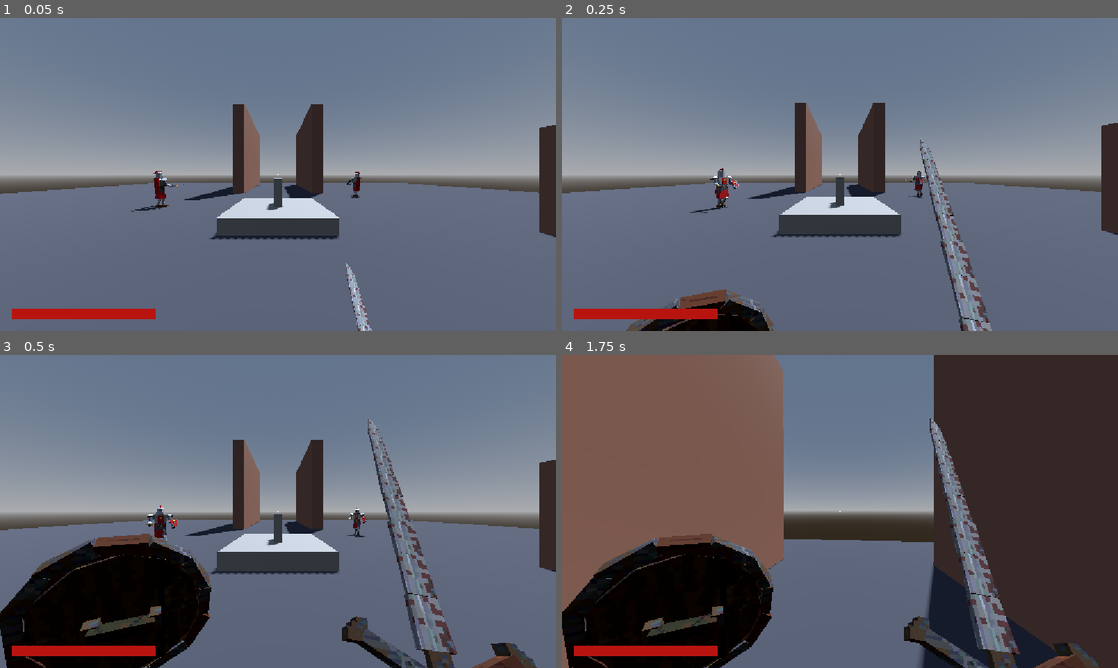
Above: before the commit, frames 1-4 (two rows, left to right).
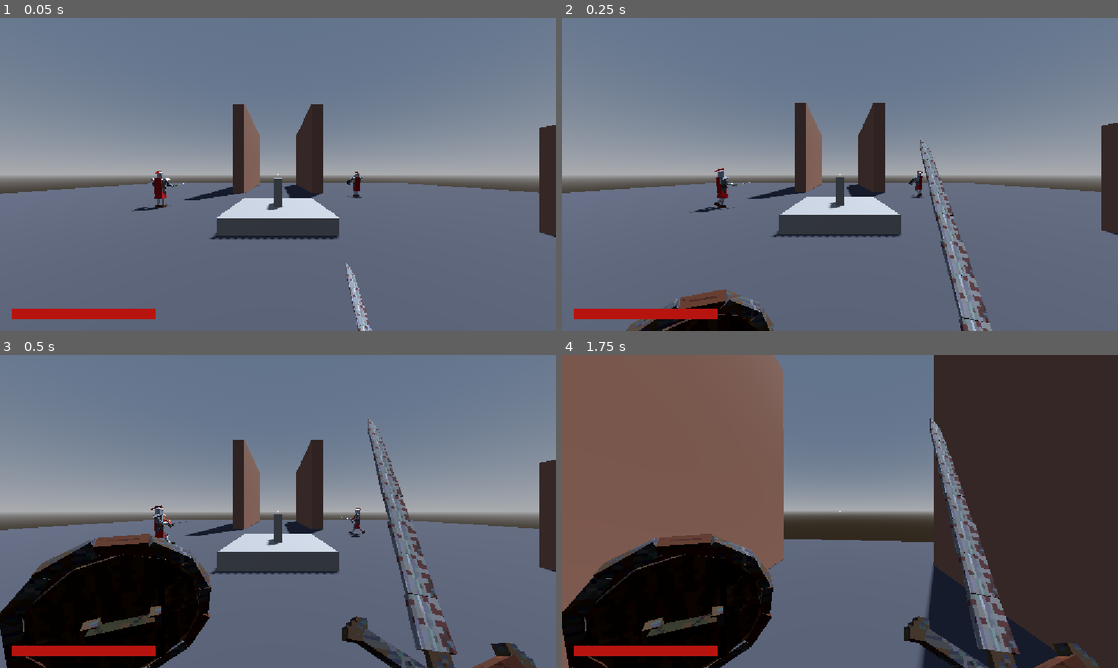
Above: after the commit, the same moments.

Repository: BigScavatore/deathless-godot
Game: Godot game, scene res://main.tscn
Two runs of this game, one before a commit and one after it. Both use one fixed random seed, a clock stepped at 60 frames per second and the inputs below. The project has no main scene, so this scene is started directly.
Inputs (mouse positions are in pixels of both pictures, inside the frame that each line leads up to):
- Up to frame 1 (0.05 s): no input
- Up to frame 2 (0.25 s): no input
- Up to frame 3 (0.5 s): no input
- Up to frame 4 (1.75 s): move the mouse to (867, 511) at 0.52 s; press the mouse at (867, 511) at 0.53 s; hold W (move_forward) from 0.53 s (still down); tap Space (jump) at 0.77, 1.07, 1.52 s; right-click (867, 511) at 0.8 s; move the mouse to (812, 511) at 1.27 s; release the mouse at (812, 511) at 1.28 s; right-click (812, 511) at 1.35 s; tap Shift (dash) at 1.55 s

The runs differ from the first frame. In frame 1, 0.2% of the frame differs, in the area x 23-66%, y 48-62%; in frame 2, 0.4%; in frame 3, 0.4%, in the area x 26-66%, y 48-61%; in frame 4, nothing differs.

Commit message:
Gritty procedural sound effects, slower knight turning and block recoil
- tools/generate_sounds.py synthesizes 19 effects (42 variants) with numpy:
  inharmonic metal clangs, filtered-noise whooshes, pitch-dropping thuds,
  wet squelches, then saturation, sample-rate reduction and 8-bit crush
  that follows the envelope so tails stay clean
- audio/sfx.gd plays a random variant with slight pitch jitter (2D or 3D)
- Sounds hooked to swing, hits, block, parry, riposte/backstab, knight
  telegraph/swing/footsteps/falls, jump, land, dash, slide loop, slam, hurt
- Knight turns at a capped rate (140 deg/s) instead of exponentially, has a
  slow-turning recovery after each attack, and recoils when its attack is
  blocked by the shield, leaving room for a backstab

Co-Authored-By: Claude Opus 5.5 <noreply@anthropic.com>
Claude-Session: https://claude.ai/code/session_01KL6evwtdWiBVzk9Qa4NmR2

Diff:
--- /dev/null
+++ b/audio/sfx.gd
@@ -0,0 +1,77 @@
+class_name Sfx
+## Effetti sonori one-shot. I file sono in assets/sounds/<nome>_<n>.wav (generati da
+## tools/generate_sounds.py): ogni volta si sceglie una variante a caso con un pitch
+## leggermente diverso, così i suoni ripetuti non stancano.
+##
+##   Sfx.play(self, &"swing")                       # suono "in testa" (player, arma)
+##   Sfx.play_at(self, &"hit_armor", position)      # suono 3D nel mondo (nemici, impatti)
+
+const SOUND_DIR := "res://assets/sounds/"
+
+static var _cache := {}
+
+
+## Tutte le varianti di un effetto (caricate una volta sola).
+static func variants(sound: StringName) -> Array[AudioStream]:
+	if _cache.has(sound):
+		return _cache[sound]
+	var list: Array[AudioStream] = []
+	var i := 1
+	while ResourceLoader.exists(SOUND_DIR + "%s_%d.wav" % [sound, i]):
+		list.append(load(SOUND_DIR + "%s_%d.wav" % [sound, i]))
+		i += 1
+	if list.is_empty():
+		push_warning("Sfx: nessun file per '%s' in %s" % [sound, SOUND_DIR])
+	_cache[sound] = list
+	return list
+
+
+static func pick(sound: StringName) -> AudioStream:
+	var list := variants(sound)
+	return list.pick_random() if not list.is_empty() else null
+
+
+## Suono non posizionale (del player: arma, passi, danno subito).
+static func play(context: Node, sound: StringName, volume_db := 0.0, pitch_jitter := 0.08) -> AudioStreamPlayer:
+	var stream := pick(sound)
+	if stream == null or not context.is_inside_tree():
+		return null
+	var player := AudioStreamPlayer.new()
+	player.stream = stream
+	player.volume_db = volume_db
+	player.pitch_scale = randf_range(1.0 - pitch_jitter, 1.0 + pitch_jitter)
+	player.finished.connect(player.queue_free)
+	player.autoplay = true
+	# Differito: funziona anche se chiamato mentre la scena si sta ancora costruendo (_ready).
+	context.get_tree().root.add_child.call_deferred(player)
+	return player
+
+
+## Suono 3D in un punto del mondo (si sente più piano da lontano).
+static func play_at(context: Node, sound: StringName, position: Vector3, volume_db := 0.0,
+		pitch_jitter := 0.08) -> AudioStreamPlayer3D:
+	var stream := pick(sound)
+	if stream == null or not context.is_inside_tree():
+		return null
+	var player := AudioStreamPlayer3D.new()
+	player.stream = stream
+	player.volume_db = volume_db
+	player.unit_size = 8.0
+	player.max_distance = 60.0
+	player.pitch_scale = randf_range(1.0 - pitch_jitter, 1.0 + pitch_jitter)
+	player.finished.connect(player.queue_free)
+	player.autoplay = true
+	player.position = position  # figlio diretto della root: posizione locale = globale
+	context.get_tree().root.add_child.call_deferred(player)
+	return player
+
+
+## Stream in loop (es. scivolata): la stessa risorsa viene impostata per ripetersi.
+static func looping(sound: StringName) -> AudioStream:
+	var stream := pick(sound)
+	if stream is AudioStreamWAV:
+		var wav := stream as AudioStreamWAV
+		wav.loop_mode = AudioStreamWAV.LOOP_FORWARD
+		wav.loop_begin = 0
+		wav.loop_end = int(wav.get_length() * wav.mix_rate)
+	return stream
--- a/enemies/knight/knight.tscn
+++ b/enemies/knight/knight.tscn
@@ -524,6 +524,195 @@
 "update": 0,
 "values": [Vector3(-0.45, 0, 0), Vector3(-0.95, 0, 0), Vector3(-0.1, 0, 0), Vector3(-0.15, 0, 0), Vector3(-0.45, 0, 0)]
 }
+tracks/14/type = "method"
+tracks/14/imported = false
+tracks/14/enabled = true
+tracks/14/path = NodePath(".")
+tracks/14/interp = 1
+tracks/14/loop_wrap = true
+tracks/14/keys = {
+"times": PackedFloat32Array(0.02, 0.42),
+"transitions": PackedFloat32Array(1, 1),
+"values": [{
+"args": [],
+"method": &"_footstep"
+}, {
+"args": [],
+"method": &"_footstep"
+}]
+}
+
+[sub_resource type="Animation" id="Animation_recoil"]
+resource_name = "recoil"
+length = 0.9
+tracks/0/type = "value"
+tracks/0/imported = false
+tracks/0/enabled = true
+tracks/0/path = NodePath("Model/Knight:position")
+tracks/0/interp = 1
+tracks/0/loop_wrap = true
+tracks/0/keys = {
+"times": PackedFloat32Array(0, 0.1, 0.6, 0.9),
+"transitions": PackedFloat32Array(1, -2, -2, 1),
+"update": 0,
+"values": [Vector3(0, 0, 0), Vector3(0, 0, 0), Vector3(0, 0, 0), Vector3(0, 0, 0)]
+}
+tracks/1/type = "value"
+tracks/1/imported = false
+tracks/1/enabled = true
+tracks/1/path = NodePath("Model/Knight:rotation")
+tracks/1/interp = 1
+tracks/1/loop_wrap = true
+tracks/1/keys = {
+"times": PackedFloat32Array(0, 0.1, 0.6, 0.9),
+"transitions": PackedFloat32Array(1, -2, -2, 1),
+"update": 0,
+"values": [Vector3(0, 0, 0), Vector3(0, 0, 0), Vector3(0, 0, 0), Vector3(0, 0, 0)]
+}
+tracks/2/type = "value"
+tracks/2/imported = false
+tracks/2/enabled = true
+tracks/2/path = NodePath("Model/Knight/Hips:position")
+tracks/2/interp = 1
+tracks/2/loop_wrap = true
+tracks/2/keys = {
+"times": PackedFloat32Array(0, 0.1, 0.6, 0.9),
+"transitions": PackedFloat32Array(1, -2, -2, 1),
+"update": 0,
+"values": [Vector3(0, 0.8, 0), Vector3(0, 0.84, 0), Vector3(0, 0.84, 0), Vector3(0, 0.86, 0)]
+}
+tracks/3/type = "value"
+tracks/3/imported = false
+tracks/3/enabled = true
+tracks/3/path = NodePath("Model/Knight/Hips:rotation")
+tracks/3/interp = 1
+tracks/3/loop_wrap = true
+tracks/3/keys = {
+"times": PackedFloat32Array(0, 0.1, 0.6, 0.9),
+"transitions": PackedFloat32Array(1, -2, -2, 1),
+"update": 0,
+"values": [Vector3(0, 0, 0), Vector3(0, 0, 0), Vector3(0, 0, 0), Vector3(0, 0, 0)]
+}
+tracks/4/type = "value"
+tracks/4/imported = false
+tracks/4/enabled = true
+tracks/4/path = NodePath("Model/Knight/Hips/Torso:rotation")
+tracks/4/interp = 1
+tracks/4/loop_wrap = true
+tracks/4/keys = {
+"times": PackedFloat32Array(0, 0.1, 0.6, 0.9),
+"transitions": PackedFloat32Array(1, -2, -2, 1),
+"update": 0,
+"values": [Vector3(0.45, -0.2, 0), Vector3(-0.3, 0.3, 0), Vector3(-0.22, 0.25, 0), Vector3(0.06, 0, 0)]
+}
+tracks/5/type = "value"
+tracks/5/imported = false
+tracks/5/enabled = true
+tracks/5/path = NodePath("Model/Knight/Hips/Torso/Head:rotation")
+tracks/5/interp = 1
+tracks/5/loop_wrap = true
+tracks/5/keys = {
+"times": PackedFloat32Array(0, 0.1, 0.6, 0.9),
+"transitions": PackedFloat32Array(1, -2, -2, 1),
+"update": 0,
+"values": [Vector3(0.1, 0, 0), Vector3(-0.25, 0, 0), Vector3(-0.25, 0, 0), Vector3(0, 0, 0)]
+}
+tracks/6/type = "value"
+tracks/6/imported = false
+tracks/6/enabled = true
+tracks/6/path = NodePath("Model/Knight/Hips/Torso/Arm_R:rotation")
+tracks/6/interp = 1
+tracks/6/loop_wrap = true
+tracks/6/keys = {
+"times": PackedFloat32Array(0, 0.1, 0.6, 0.9),
+"transitions": PackedFloat32Array(1, -2, -2, 1),
+"update": 0,
+"values": [Vector3(0.75, 0, 0.05), Vector3(1.7, 0, 0.6), Vector3(1.5, 0, 0.5), Vector3(0.35, 0, 0.22)]
+}
+tracks/7/type = "value"
+tracks/7/imported = false
+tracks/7/enabled = true
+tracks/7/path = NodePath("Model/Knight/Hips/Torso/Arm_R/Elbow_R:rotation")
+tracks/7/interp = 1
+tracks/7/loop_wrap = true
+tracks/7/keys = {
+"times": PackedFloat32Array(0, 0.1, 0.6, 0.9),
+"transitions": PackedFloat32Array(1, -2, -2, 1),
+"update": 0,
+"values": [Vector3(0.2, 0, 0), Vector3(0.7, 0, 0), Vector3(0.7, 0, 0), Vector3(0.85, 0, 0)]
+}
+tracks/8/type = "value"
+tracks/8/imported = false
+tracks/8/enabled = true
+tracks/8/path = NodePath("Model/Knight/Hips/Torso/Arm_L:rotation")
+tracks/8/interp = 1
+tracks/8/loop_wrap = true
+tracks/8/keys = {
+"times": PackedFloat32Array(0, 0.1, 0.6, 0.9),
+"transitions": PackedFloat32Array(1, -2, -2, 1),
+"update": 0,
+"values": [Vector3(0.2, 0, -0.45), Vector3(0.2, 0, -0.5), Vector3(0.2, 0, -0.5), Vector3(0.3, 0, -0.2)]
+}
+tracks/9/type = "value"
+tracks/9/imported = false
+tracks/9/enabled = true
+tracks/9/path = NodePath("Model/Knight/Hips/Torso/Arm_L/Elbow_L:rotation")
+tracks/9/interp = 1
+tracks/9/loop_wrap = true
+tracks/9/keys = {
+"times": PackedFloat32Array(0, 0.1, 0.6, 0.9),
+"transitions": PackedFloat32Array(1, -2, -2, 1),
+"update": 0,
+"values": [Vector3(0.3, 0, 0), Vector3(0.35, 0, 0), Vector3(0.35, 0, 0), Vector3(0.35, 0, 0)]
+}
+tracks/10/type = "value"
+tracks/10/imported = false
+tracks/10/enabled = true
+tracks/10/path = NodePath("Model/Knight/Hips/Leg_R:rotation")
+tracks/10/interp = 1
+tracks/10/loop_wrap = true
+tracks/10/keys = {
+"times": PackedFloat32Array(0, 0.1, 0.6, 0.9),
+"transitions": PackedFloat32Array(1, -2, -2, 1),
+"update": 0,
+"values": [Vector3(-0.4, 0, 0), Vector3(-0.35, 0, 0), Vector3(-0.35, 0, 0), Vector3(0.12, 0, 0)]
+}
+tracks/11/type = "value"
+tracks/11/imported = false
+tracks/11/enabled = true
+tracks/11/path = NodePath("Model/Knight/Hips/Leg_R/Knee_R:rotation")
+tracks/11/interp = 1
+tracks/11/loop_wrap = true
+tracks/11/keys = {
+"times": PackedFloat32Array(0, 0.1, 0.6, 0.9),
+"transitions": PackedFloat32Array(1, -2, -2, 1),
+"update": 0,
+"values": [Vector3(-0.25, 0, 0), Vector3(-0.35, 0, 0), Vector3(-0.35, 0, 0), Vector3(-0.25, 0, 0)]
+}
+tracks/12/type = "value"
+tracks/12/imported = false
+tracks/12/enabled = true
+tracks/12/path = NodePath("Model/Knight/Hips/Leg_L:rotation")
+tracks/12/interp = 1
+tracks/12/loop_wrap = true
+tracks/12/keys = {
+"times": PackedFloat32Array(0, 0.1, 0.6, 0.9),
+"transitions": PackedFloat32Array(1, -2, -2, 1),
+"update": 0,
+"values": [Vector3(0.6, 0, 0), Vector3(0.25, 0, 0), Vector3(0.25, 0, 0), Vector3(0.18, 0, 0)]
+}
+tracks/13/type = "value"
+tracks/13/imported = false
+tracks/13/enabled = true
+tracks/13/path = NodePath("Model/Knight/Hips/Leg_L/Knee_L:rotation")
+tracks/13/interp = 1
+tracks/13/loop_wrap = true
+tracks/13/keys = {
+"times": PackedFloat32Array(0, 0.1, 0.6, 0.9),
+"transitions": PackedFloat32Array(1, -2, -2, 1),
+"update": 0,
+"values": [Vector3(-0.6, 0, 0), Vector3(-0.2, 0, 0), Vector3(-0.2, 0, 0), Vector3(-0.3, 0, 0)]
+}
 
 [sub_resource type="Animation" id="Animation_attack"]
 resource_name = "attack"
@@ -703,11 +892,14 @@
 tracks/14/interp = 1
 tracks/14/loop_wrap = true
 tracks/14/keys = {
-"times": PackedFloat32Array(0.5, 0.78),
-"transitions": PackedFloat32Array(1, 1),
+"times": PackedFloat32Array(0.5, 0.66, 0.78),
+"transitions": PackedFloat32Array(1, 1, 1),
 "values": [{
 "args": [],
 "method": &"_telegraph"
+}, {
+"args": [],
+"method": &"_swing_sound"
 }, {
 "args": [],
 "method": &"_attack_hit"
@@ -1229,6 +1421,20 @@
 "update": 0,
 "values": [Vector3(-0.35, 0, 0), Vector3(-0.35, 0, 0), Vector3(-0.35, 0, 0), Vector3(-0.35, 0, 0), Vector3(-1.5, 0, 0), Vector3(-0.7, 0, 0), Vector3(-0.2, 0, 0), Vector3(-0.2, 0, 0)]
 }
+tracks/14/type = "method"
+tracks/14/imported = false
+tracks/14/enabled = true
+tracks/14/path = NodePath(".")
+tracks/14/interp = 1
+tracks/14/loop_wrap = true
+tracks/14/keys = {
+"times": PackedFloat32Array(1.66),
+"transitions": PackedFloat32Array(1),
+"values": [{
+"args": [],
+"method": &"_body_fall"
+}]
+}
 
 [sub_resource type="Animation" id="Animation_backstabbed"]
 resource_name = "backstabbed"
@@ -1400,6 +1606,20 @@
 "transitions": PackedFloat32Array(1, -2, -2, -2, -2, 3, -2, 1),
 "update": 0,
 "values": [Vector3(-0.3, 0, 0), Vector3(-0.05, 0, 0), Vector3(-0.05, 0, 0), Vector3(-0.05, 0, 0), Vector3(-1.5, 0, 0), Vector3(-0.7, 0, 0), Vector3(-0.2, 0, 0), Vector3(-0.2, 0, 0)]
+}
+tracks/14/type = "method"
+tracks/14/imported = false
+tracks/14/enabled = true
+tracks/14/path = NodePath(".")
+tracks/14/interp = 1
+tracks/14/loop_wrap = true
+tracks/14/keys = {
+"times": PackedFloat32Array(1.66),
+"transitions": PackedFloat32Array(1),
+"values": [{
+"args": [],
+"method": &"_body_fall"
+}]
 }
 
 [sub_resource type="Animation" id="Animation_get_up"]
@@ -1745,12 +1965,27 @@
 "update": 0,
 "values": [Vector3(-0.3, 0, 0), Vector3(-0.3, 0, 0), Vector3(-0.15, 0, 0), Vector3(-0.15, 0, 0), Vector3(-0.15, 0, 0), Vector3(-0.15, 0, 0)]
 }
+tracks/14/type = "method"
+tracks/14/imported = false
+tracks/14/enabled = true
+tracks/14/path = NodePath(".")
+tracks/14/interp = 1
+tracks/14/loop_wrap = true
+tracks/14/keys = {
+"times": PackedFloat32Array(0.78),
+"transitions": PackedFloat32Array(1),
+"values": [{
+"args": [],
+"method": &"_body_fall"
+}]
+}
 
 [sub_resource type="AnimationLibrary" id="AnimationLibrary_knight"]
 _data = {
 &"RESET": SubResource("Animation_reset"),
 &"idle": SubResource("Animation_idle"),
 &"walk": SubResource("Animation_walk"),
+&"recoil": SubResource("Animation_recoil"),
 &"attack": SubResource("Animation_attack"),
 &"hurt": SubResource("Animation_hurt"),
 &"stagger": SubResource("Animation_stagger"),
--- a/enemies/knight/knight_enemy.gd
+++ b/enemies/knight/knight_enemy.gd
@@ -5,6 +5,8 @@
 ## L'attacco ha un segnale visivo (lampo giallo) poco prima del colpo: se in quel momento
 ## premi "parata" fai parry e il cavaliere resta stordito; i colpi durante lo stordimento
 ## fanno danno doppio. Mentre attacca non viene interrotto dai colpi (solo il parry lo ferma).
+## Si gira a velocità limitata; dopo ogni attacco ha una pausa di recupero in cui si gira piano,
+## e se il colpo viene parato con lo scudo rimbalza e resta scoperto: è il momento del backstab.
 ## Colpi critici (stile Dark Souls): da stordito può subire una riposte, e se lo prendi alle
 ## spalle un backstab. Durante il critico è invulnerabile; se sopravvive si rialza.
 ## Animazioni nell'AnimationPlayer: idle, walk, attack, hurt, stagger, death,
@@ -13,12 +15,13 @@
 
 signal died
 
-enum State { IDLE, CHASE, ATTACK, HURT, STAGGER, CRITICAL, DEAD }
+enum State { IDLE, CHASE, ATTACK, RECOVER, RECOIL, HURT, STAGGER, CRITICAL, DEAD }
 
 @export_group("Stats")
 @export var max_health := 100.0
 @export var move_speed := 3.2
-@export var turn_speed := 6.0
+## Velocità massima di rotazione (gradi al secondo).
+@export var turn_rate_deg := 140.0
 @export var detect_range := 30.0
 
 @export_group("Attack")
@@ -32,6 +35,9 @@
 @export var attack_cooldown := 0.8
 ## Fino a che punto dell'animazione "attack" continua a girarsi verso il player (poi il colpo è deciso).
 @export var attack_tracking_time := 0.45
+## Dopo l'attacco resta fermo per questo tempo e si gira lentamente.
+@export var attack_recovery := 0.7
+@export var recovery_turn_rate_deg := 35.0
 
 @export_group("Reactions")
 ## Moltiplicatore del danno ricevuto mentre è stordito (riposte).
@@ -54,6 +60,7 @@
 var _critical_kind := &""
 var _critical_attacker: Node3D
 var _critical_time := 0.0
+var _recover_time := 0.0
 
 @onready var anim: AnimationPlayer = $AnimationPlayer
 @onready var _collision: CollisionShape3D = $CollisionShape3D
@@ -98,11 +105,17 @@
 		State.ATTACK:
 			if anim.current_animation_position < attack_tracking_time:
 				_face_player(delta)
+		State.RECOVER:
+			_recover_time -= delta
+			_face_player(delta, recovery_turn_rate_deg)
+			_play_loop(&"idle")
+			if _recover_time <= 0.0:
+				state = State.CHASE
 		State.CRITICAL:
 			# Nella riposte si gira verso chi lo trafigge (nel backstab resta di spalle).
 			_critical_time += delta
 			if _critical_kind == &"riposte" and _critical_time < 0.2 and _critical_attacker:
-				_face_direction(_critical_attacker.global_position - global_position, delta * 3.0)
+				_face_direction(_critical_attacker.global_position - global_position, delta, 500.0)
 
 	# La velocità orizzontale va verso quella desiderata (così il knockback si smorza da solo).
 	var horizontal := Vector2(velocity.x, velocity.z).move_toward(Vector2(desired.x, desired.z), 20.0 * delta)
@@ -120,12 +133,13 @@
 		amount *= stagger_damage_mult
 	health -= amount
 	_flash(Color(1.0, 0.1, 0.05))
+	Sfx.play_at(self, &"hit_armor", global_position + Vector3.UP * 1.2, 2.0)
 	if source:
 		_push_away_from(source.global_position, knockback)
 
 	if health <= 0.0:
 		_die()
-	elif state != State.ATTACK and state != State.STAGGER:
+	elif state != State.ATTACK and state != State.STAGGER and state != State.RECOIL:
 		state = State.HURT
 		_play_from_start(&"hurt")
 	return Combat.HitResult.HIT
@@ -198,6 +212,22 @@
 # Chiamato dall'animazione "attack" poco prima del colpo: è il momento di fare parry.
 func _telegraph() -> void:
 	_flash(Color(1.0, 0.9, 0.4), 0.3)
+	Sfx.play_at(self, &"telegraph", global_position + Vector3.UP * 1.8, 0.0, 0.04)
+
+
+# Chiamato dall'animazione "attack" quando la spada scende.
+func _swing_sound() -> void:
+	Sfx.play_at(self, &"swing_heavy", global_position + Vector3.UP * 1.5, 0.0)
+
+
+# Chiamato dall'animazione "walk" a ogni passo.
+func _footstep() -> void:
+	Sfx.play_at(self, &"step_armor", global_position, -8.0, 0.12)
+
+
+# Chiamato dalle animazioni di caduta quando il corpo tocca terra.
+func _body_fall() -> void:
+	Sfx.play_at(self, &"body_fall", global_position + Vector3.UP * 0.3, 2.0)
 
 
 # Chiamato dall'animazione "attack" nel frame d'impatto.
@@ -215,15 +245,24 @@
 		var result: Combat.HitResult = _player.take_damage(attack_damage, self)
 		if result == Combat.HitResult.PARRIED:
 			_stagger()
+		elif result == Combat.HitResult.BLOCKED:
+			_recoil()
+
+
+## Il colpo è rimbalzato sullo scudo: resta sbilanciato e non si gira.
+func _recoil() -> void:
+	state = State.RECOIL
+	_play_from_start(&"recoil")
 
 
 func _on_animation_finished(anim_name: StringName) -> void:
 	if state == State.DEAD:
 		return
 	match anim_name:
-		&"attack":
+		&"attack", &"recoil":
 			_cooldown = attack_cooldown
-			state = State.CHASE
+			_recover_time = attack_recovery
+			state = State.RECOVER
 		&"hurt", &"stagger", &"get_up":
 			state = State.CHASE
 		&"riposted", &"backstabbed":
@@ -242,16 +281,18 @@
 	return to_player.length()
 
 
-func _face_player(delta: float) -> void:
-	_face_direction(_player.global_position - global_position, delta)
-
-
-func _face_direction(direction: Vector3, delta: float) -> void:
+func _face_player(delta: float, rate_deg := -1.0) -> void:
+	_face_direction(_player.global_position - global_position, delta, rate_deg)
+
+
+## Si gira verso "direction" a velocità limitata (rate_deg < 0 = turn_rate_deg).
+func _face_direction(direction: Vector3, delta: float, rate_deg := -1.0) -> void:
 	direction.y = 0.0
 	if direction.length_squared() < 0.0001:
 		return
 	var target_yaw := atan2(-direction.x, -direction.z)  # il modello guarda verso -Z
-	rotation.y = lerp_angle(rotation.y, target_yaw, 1.0 - exp(-turn_speed * delta))
+	var max_step := deg_to_rad(turn_rate_deg if rate_deg < 0.0 else rate_deg) * delta
+	rotation.y += clampf(wrapf(target_yaw - rotation.y, -PI, PI), -max_step, max_step)
 
 
 ## Direzione (orizzontale, normalizzata) per avvicinarsi al player seguendo la navmesh.
--- a/player/player.gd
+++ b/player/player.gd
@@ -108,6 +108,9 @@
 var _slam_jump_time := 0.0
 var _locked_time := 0.0
 
+var _was_on_floor := true
+var _slide_audio: AudioStreamPlayer
+
 
 func _ready() -> void:
 	_apply_size()
@@ -119,6 +122,10 @@
 	add_to_group("player")
 	_hud.set_health(health, max_health)
 	Input.mouse_mode = Input.MOUSE_MODE_CAPTURED
+	_slide_audio = AudioStreamPlayer.new()
+	_slide_audio.stream = Sfx.looping(&"slide_loop")
+	_slide_audio.volume_db = -7.0
+	add_child(_slide_audio)
 
 
 func _unhandled_input(event: InputEvent) -> void:
@@ -174,9 +181,14 @@
 	else:
 		_process_movement(delta)
 
+	var fall_speed := velocity.y
 	move_and_slide()
 	if _slamming and is_on_floor():
 		_land_slam()
+	elif is_on_floor() and not _was_on_floor and fall_speed < -7.0:
+		Sfx.play(self, &"land", -10.0)
+	_was_on_floor = is_on_floor()
+	_update_slide_audio()
 	_update_wall_contact()
 	_update_crouch(delta)
 	_update_fov(delta)
@@ -207,6 +219,7 @@
 
 func _process_locked(delta: float) -> void:
 	_locked_time -= delta
+	_update_slide_audio()
 	velocity.x = 0.0
 	velocity.z = 0.0
 	if not is_on_floor():
@@ -274,6 +287,7 @@
 		_:
 			add_shake(0.7)
 			_hud.flash_damage(0.45)
+			Sfx.play(self, &"player_hurt", 0.0)
 
 	health = maxf(health - amount, 0.0)
 	_hud.set_health(health, max_health)
@@ -291,6 +305,8 @@
 func _die() -> void:
 	_dead = true
 	died.emit()
+	_slide_audio.stop()
+	Sfx.play(self, &"body_fall", -2.0)
 	_viewmodel.visible = false
 	# Camera che cade a terra, poi si ricarica il livello.
 	var tween := create_tween()
@@ -322,6 +338,7 @@
 	if _jump_buffer > 0.0:
 		if _coyote > 0.0:
 			velocity.y = slam_jump_velocity if _slam_jump_time > 0.0 else jump_velocity
+			Sfx.play(self, &"jump", -10.0 if _slam_jump_time <= 0.0 else -4.0)
 			_slam_jump_time = 0.0
 			_jump_buffer = 0.0
 			_coyote = 0.0
@@ -349,6 +366,15 @@
 
 
 # --- Scivolata -------------------------------------------------------------
+
+func _update_slide_audio() -> void:
+	var should_play := _sliding and is_on_floor() and _locked_time <= 0.0
+	if should_play and not _slide_audio.playing:
+		_slide_audio.pitch_scale = randf_range(0.92, 1.05)
+		_slide_audio.play()
+	elif not should_play and _slide_audio.playing:
+		_slide_audio.stop()
+
 
 func _start_slide() -> void:
 	var dir := _wish_direction()
@@ -373,6 +399,7 @@
 		if _jump_buffer > 0.0:
 			# Salto lungo: si esce dalla scivolata tenendo lo slancio.
 			velocity.y = slam_jump_velocity if _slam_jump_time > 0.0 else jump_velocity
+			Sfx.play(self, &"jump", -8.0)
 			_slam_jump_time = 0.0
 			_jump_buffer = 0.0
 			_coyote = 0.0
@@ -386,6 +413,7 @@
 func _start_slam() -> void:
 	_slamming = true
 	_sliding = false
+	Sfx.play(self, &"slam_dive", -4.0)
 
 
 func _process_slam() -> void:
@@ -397,6 +425,7 @@
 	_slam_jump_time = slam_jump_window
 	velocity = Vector3.ZERO
 	add_shake(0.6)
+	Sfx.play(self, &"slam_impact", 3.0, 0.06)
 	for enemy in get_tree().get_nodes_in_group("enemy"):
 		var target := enemy as Node3D
 		if target == null or not target.has_method("take_damage"):
@@ -420,6 +449,7 @@
 	_dash_dir = dir.normalized()
 	_dash_time_left = dash_duration
 	_dash_charges -= 1.0
+	Sfx.play(self, &"dash", -6.0)
 
 
 func _process_dash(delta: float) -> void:
@@ -442,6 +472,7 @@
 	velocity.x = horizontal.x
 	velocity.z = horizontal.z
 	velocity.y = wall_jump_up
+	Sfx.play(self, &"jump", -8.0)
 
 	_wall_jumps_left -= 1
 	_wall_time = 0.0
--- a/player/weapons/sword_shield/sword_shield.gd
+++ b/player/weapons/sword_shield/sword_shield.gd
@@ -93,6 +93,7 @@
 	_parry_until = now + int(parry_window * 1000.0)
 	_parry_ready_at = now + int(parry_cooldown * 1000.0)
 	_play_from_start(&"parry")
+	Sfx.play(self, &"parry_whiff", -8.0)
 
 
 func can_switch() -> bool:
@@ -114,15 +115,18 @@
 		_parry_until = 0
 		_parry_ready_at = 0  # parry riuscito: puoi subito pararne un altro
 		parried.emit()
+		Sfx.play(self, &"parry", 2.0, 0.05)
 		return Combat.HitResult.PARRIED
 	if is_blocking:
 		_play_from_start(&"block_hit")
+		Sfx.play(self, &"block", 0.0)
 		return Combat.HitResult.BLOCKED
 	return Combat.HitResult.HIT
 
 
 func _slash() -> void:
 	_play_from_start(&"slash")
+	Sfx.play(self, &"swing", -3.0, 0.1)
 
 
 func _start_block() -> void:
@@ -201,6 +205,7 @@
 		return
 	var damage := backstab_damage if _critical_kind == &"backstab" else riposte_damage
 	_critical_target.take_critical_damage(damage, player)
+	Sfx.play(self, &"stab", 3.0, 0.05)
 	critical_hit.emit(_critical_target, _critical_kind)
 	Combat.hitstop(self, 0.12)
 	if player and player.has_method("add_shake"):
@@ -209,6 +214,7 @@
 
 # Chiamato quando la lama viene estratta.
 func _on_critical_release() -> void:
+	Sfx.play(self, &"stab_out", 0.0)
 	if player and player.has_method("add_shake"):
 		player.add_shake(0.3)
 	_critical_target = null
--- a/player/weapons/sword_shield/sword_shield.tscn
+++ b/player/weapons/sword_shield/sword_shield.tscn
@@ -535,6 +535,7 @@
 [node name="SwordShield" type="Node3D"]
 script = ExtResource("1_script")
 display_name = "Claymore e brocchiero"
+equip_sound = &"equip"
 
 [node name="Model" parent="." instance=ExtResource("2_model")]
 
--- a/player/weapons/weapon.gd
+++ b/player/weapons/weapon.gd
@@ -14,6 +14,8 @@
 
 ## Nome mostrato nell'interfaccia (futuro HUD / ruota armi).
 @export var display_name := "Arma"
+## Effetto sonoro quando si estrae l'arma (vedi audio/sfx.gd); vuoto = nessuno.
+@export var equip_sound := &""
 
 ## Il player che impugna l'arma (lo imposta il Viewmodel).
 var player: CharacterBody3D
@@ -66,6 +68,8 @@
 
 func equip() -> void:
 	visible = true
+	if equip_sound != &"":
+		Sfx.play(self, equip_sound, -6.0)
 	if anim and anim.has_animation(&"equip"):
 		anim.play(&"equip")
 		await anim.animation_finished
Not shown, added: assets/sounds/block_1.wav
Not shown, added: assets/sounds/block_2.wav
Not shown, added: assets/sounds/block_3.wav
Not shown, added: assets/sounds/body_fall_1.wav
Not shown, added: assets/sounds/body_fall_2.wav
Not shown, added: assets/sounds/dash_1.wav
Not shown, added: assets/sounds/dash_2.wav
Not shown, added: assets/sounds/equip_1.wav
Not shown, added: assets/sounds/hit_armor_1.wav
Not shown, added: assets/sounds/hit_armor_2.wav
Not shown, added: assets/sounds/hit_armor_3.wav
Not shown, added: assets/sounds/hit_armor_4.wav
(and 30 more such lines)
